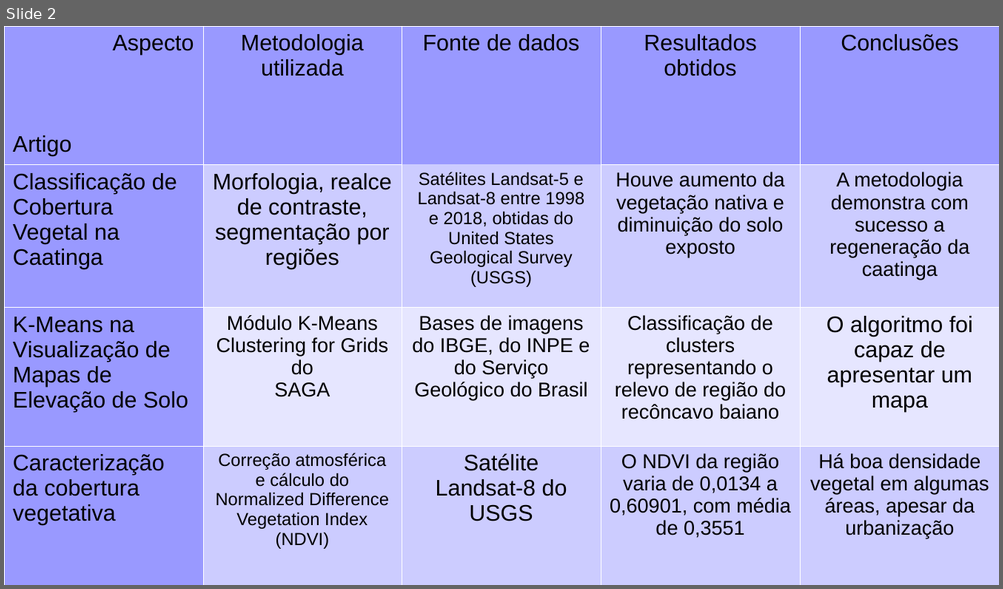
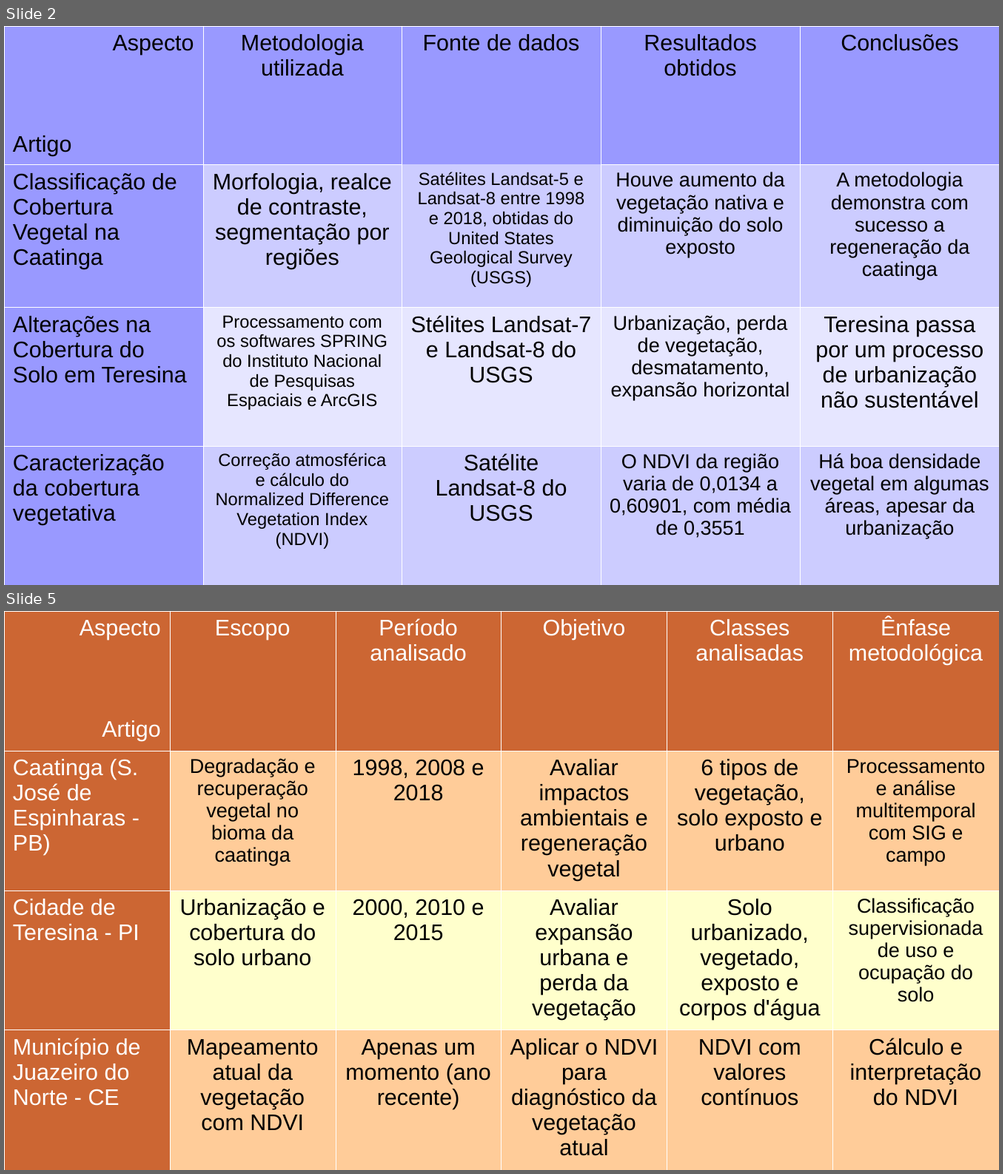
Before and after one commit to joao-martinho/disciplina_PI_2025-1, a slide deck: Trabalho final/seminario.odp. Shown one above the other, each under a label of ours: slide 2 before the commit, slides 2 and 5 after it; the slides between them are not shown. The pictures are 1003x589 and 1003x1174 pixels, drawn with LibreOffice and Linux fonts; fonts in the diff are those of the drawing. Boxes give left, top, right and bottom in pixels: in the first picture for what was removed or moved away, otherwise in the second. Text is boxed around its words. In the diff, an @@ line names an element or a change of style, - is before the commit and + after.

```diff
--- a/Trabalho final/seminario.odp
+++ b/Trabalho final/seminario.odp
@@ slide 5 added at [4, 611, 999, 1170], background #FFFFFF @@
@@ table added at [4, 611, 999, 1170], 4 rows, 6 columns @@
+Aspecto / Artigo | Escopo | Período analisado | Objetivo | Classes analisadas | Ênfase metodológica
+Caatinga (S. José de Espinharas - PB) | Degradação e recuperação vegetal no bioma da caatinga | 1998, 2008 e 2018 | Avaliar impactos ambientais e regeneração vegetal | 6 tipos de vegetação, solo exposto e urbano | Processamento e análise multitemporal com SIG e campo
+Cidade de Teresina - PI | Urbanização e cobertura do solo urbano | 2000, 2010 e 2015 | Avaliar expansão urbana e perda da vegetação | Solo urbanizado, vegetado, exposto e corpos d'água | Classificação supervisionada de uso e ocupação do solo
+Município de Juazeiro do Norte - CE | Mapeamento atual da vegetação com NDVI | Apenas um momento (ano recente) | Aplicar o NDVI para diagnóstico da vegetação atual | NDVI com valores contínuos | Cálculo e interpretação do NDVI
@@ slide 2 changed as well @@
@@ table at [4, 26, 999, 585] @@
-row 3: K-Means na Visualização de Mapas de Elevação de Solo | Módulo K-Means Clustering for Grids do / SAGA | Bases de imagens do IBGE, do INPE e do Serviço Geológico do Brasil | Classificação de clusters representando o relevo de região do recôncavo baiano | O algoritmo foi capaz de apresentar um mapa
+row 3: Alterações na Cobertura do Solo em Teresina | Processamento com os softwares SPRING do Instituto Nacional de Pesquisas Espaciais e ArcGIS | Stélites Landsat-7 e Landsat-8 do USGS | Urbanização, perda de vegetação, desmatamento, expansão horizontal | Teresina passa por um processo de urbanização não sustentável
```
Also in this commit, not shown: 1 other slide changed, 6 other slides added, 4 slides removed, 7 other files.
